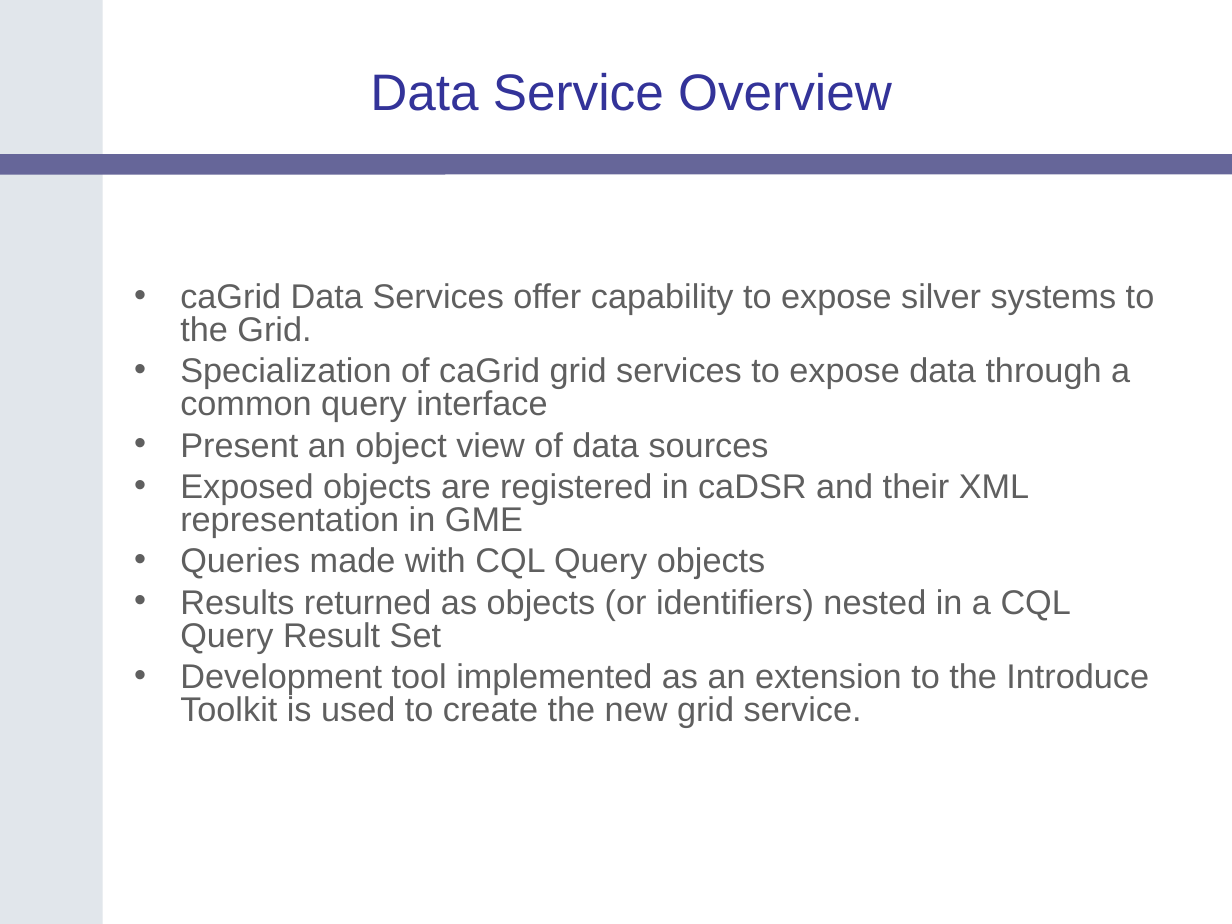
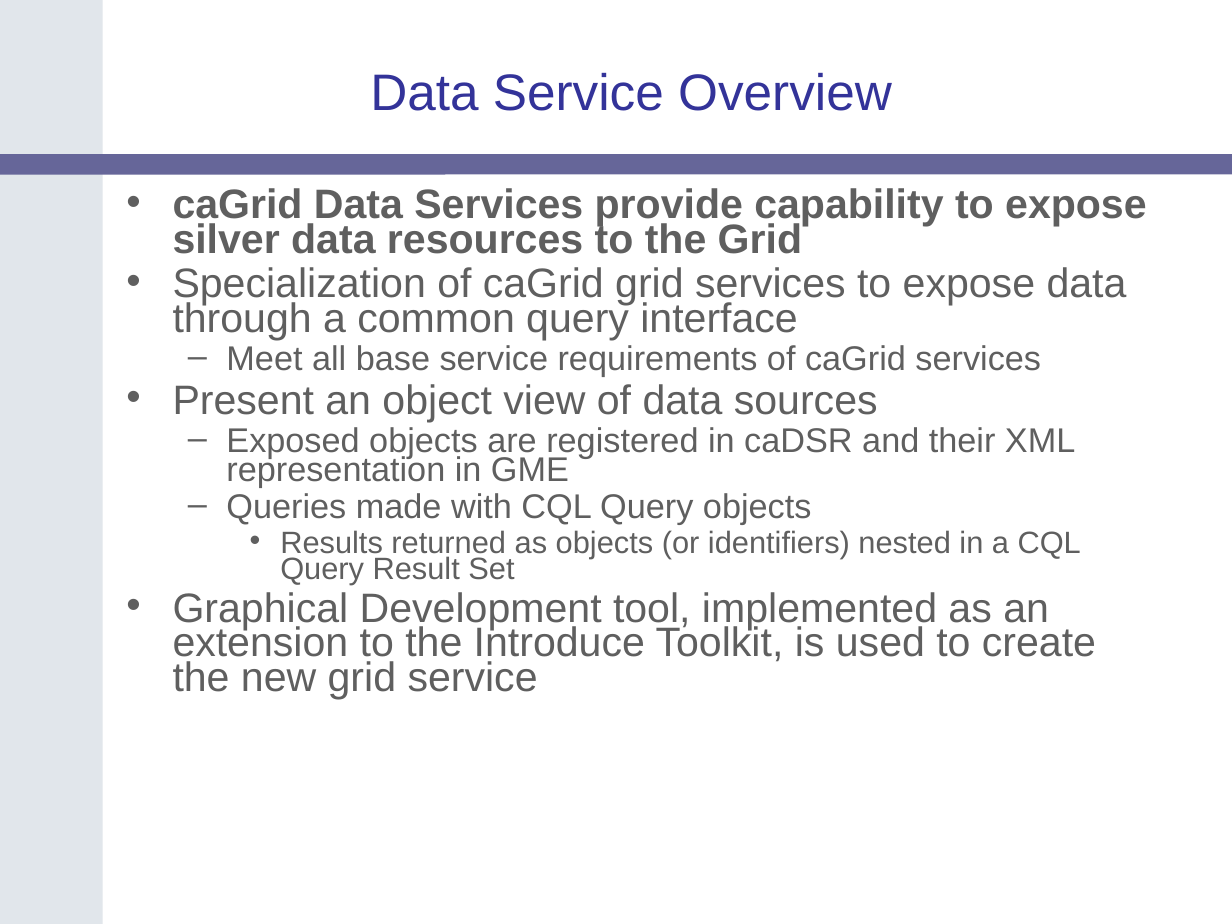
Before and after one commit to NCIP/cagrid-portal, a slide deck: slide 3 of cagrid-1-0/Documentation/presentations/200607_VCDE_ARCH/caGrid-1.0_Beta_Data-Services.ppt (slide 2 before the commit). Drawn at 1232x924 pixels with LibreOffice and Linux fonts; fonts in the diff are those of the drawing; background and template pictures are left out. Boxes give left, top, right and bottom in pixels: in the first picture for what was removed or moved away, otherwise in the second. Text is boxed around its words. In the diff, an @@ line names an element or a change of style, - is before the commit and + after.

```diff
--- a/cagrid-1-0/Documentation/presentations/200607_VCDE_ARCH/caGrid-1.0_Beta_Data-Services.ppt
+++ b/cagrid-1-0/Documentation/presentations/200607_VCDE_ARCH/caGrid-1.0_Beta_Data-Services.ppt
@@ text "caGrid Data Services provide capability ...": place and size @@
-text "caGrid Data Services provide capability ..." at bbox=[180, 283, 1155, 727]
+text "caGrid Data Services provide capability ..." at bbox=[173, 188, 1146, 699]
@@ text at bbox=[173, 188, 1146, 254]: text changed; size 20 to 24 pt; bold on @@
-• caGrid Data Services offer capability to expose silver systems to the Grid.
+• caGrid Data Services provide capability to expose silver data resources to the Grid
@@ text at bbox=[173, 267, 1127, 584]: size 20 to 24 pt in "Specialization of caGrid grid services to expose ...", "Present an object view of data sources"; size 20 to 18 pt in "Results returned as objects (or identifiers) nested ..."; line spacing 0.8 to 0.7; more space between paragraphs; bullet • to –; list level 1 to 2 in "Exposed objects are registered in ..."; list level 1 to 2 in "Queries made with CQL Query ..."; list level 1 to 3 in "Results returned as objects (or ..." @@
@@ text at bbox=[226, 345, 1041, 377]: paragraph added @@
+  – Meet all base service requirements of caGrid services
@@ text at bbox=[173, 592, 1096, 699]: text changed; size 20 to 24 pt @@
-• Development tool implemented as an extension to the Introduce Toolkit is used to create the new grid service.
+• Graphical Development tool, implemented as an extension to the Introduce Toolkit, is used to create the new grid service
```
Also in this commit, not shown: 11 other slides changed, 9 slides added, 3 slides removed.
